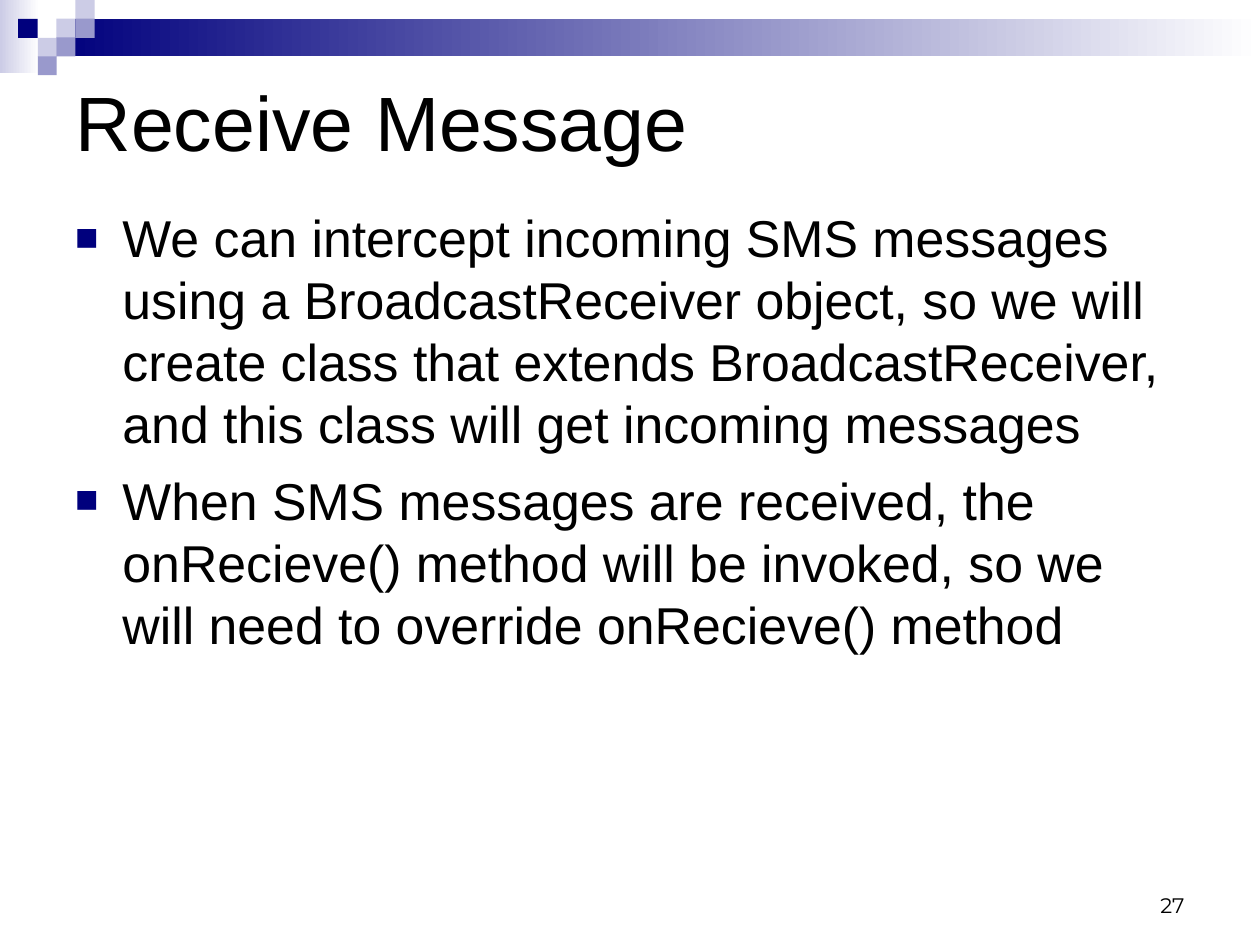
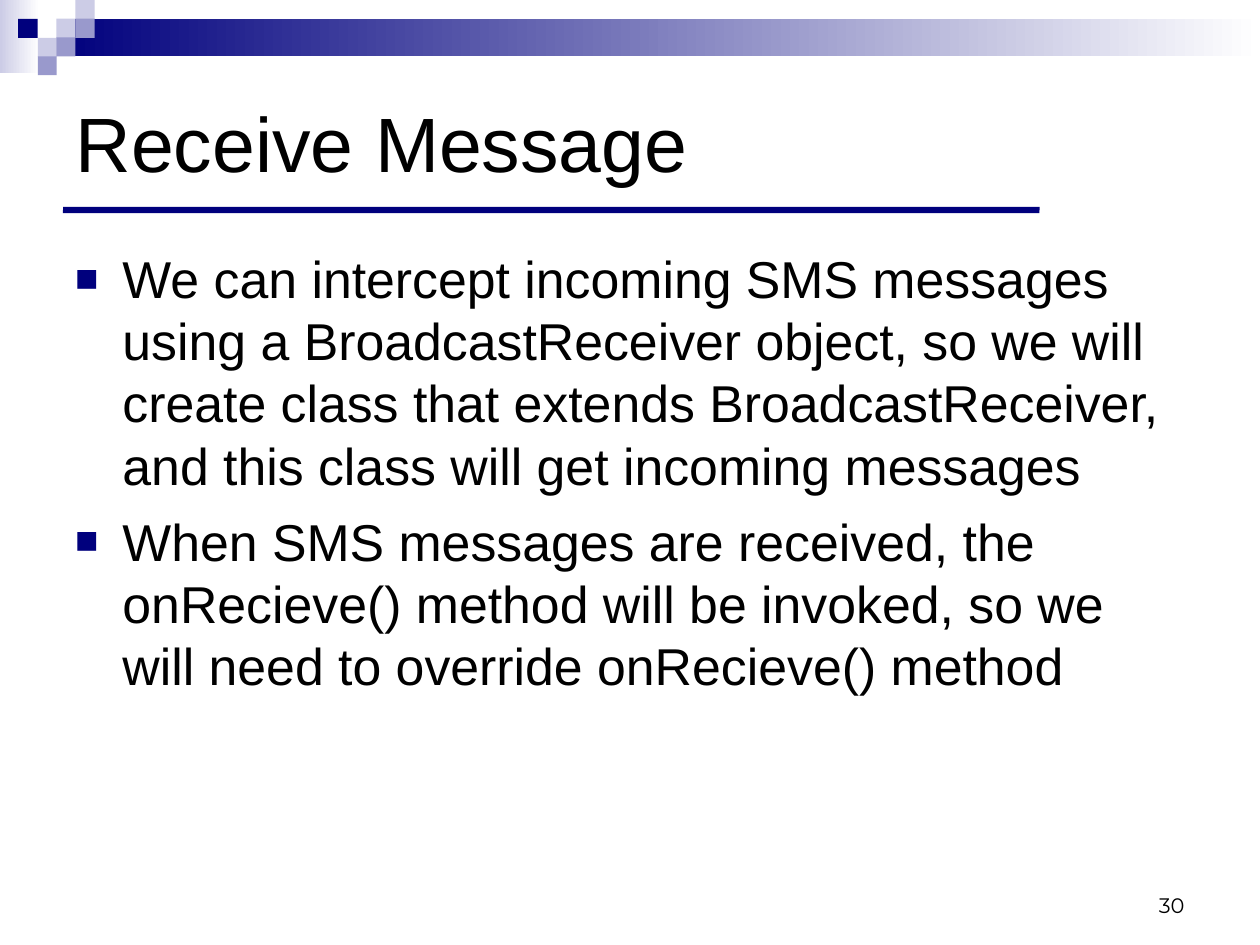
Before and after one commit to ndavidor/SmsTelephony, a slide deck: slide 30 of Telephony&SMS.ppt (slide 27 before the commit). Drawn at 1260x945 pixels with LibreOffice and Linux fonts; fonts in the diff are those of the drawing. Boxes give left, top, right and bottom in pixels: in the first picture for what was removed or moved away, otherwise in the second. Text is boxed around its words. In the diff, an @@ line names an element or a change of style, - is before the commit and + after.

```diff
--- a/Telephony&SMS.ppt
+++ b/Telephony&SMS.ppt
@@ title "Receive Message": place and size @@
-title "Receive Message" at <box>76,95,687,166</box>
+title "Receive Message" at <box>76,116,687,187</box>
@@ line added from (63, 210) to (1040, 210), #00007D 3.49 pt @@
@@ text "We can intercept incoming SMS ...": place and size @@
-text "We can intercept incoming SMS ..." at <box>122,219,1158,655</box>
+text "We can intercept incoming SMS ..." at <box>122,260,1158,696</box>
@@ page number at <box>1159,898,1185,913</box>: text changed @@
-27
+30
```
Also in this commit, not shown: 20 other slides changed, 9 slides added.
